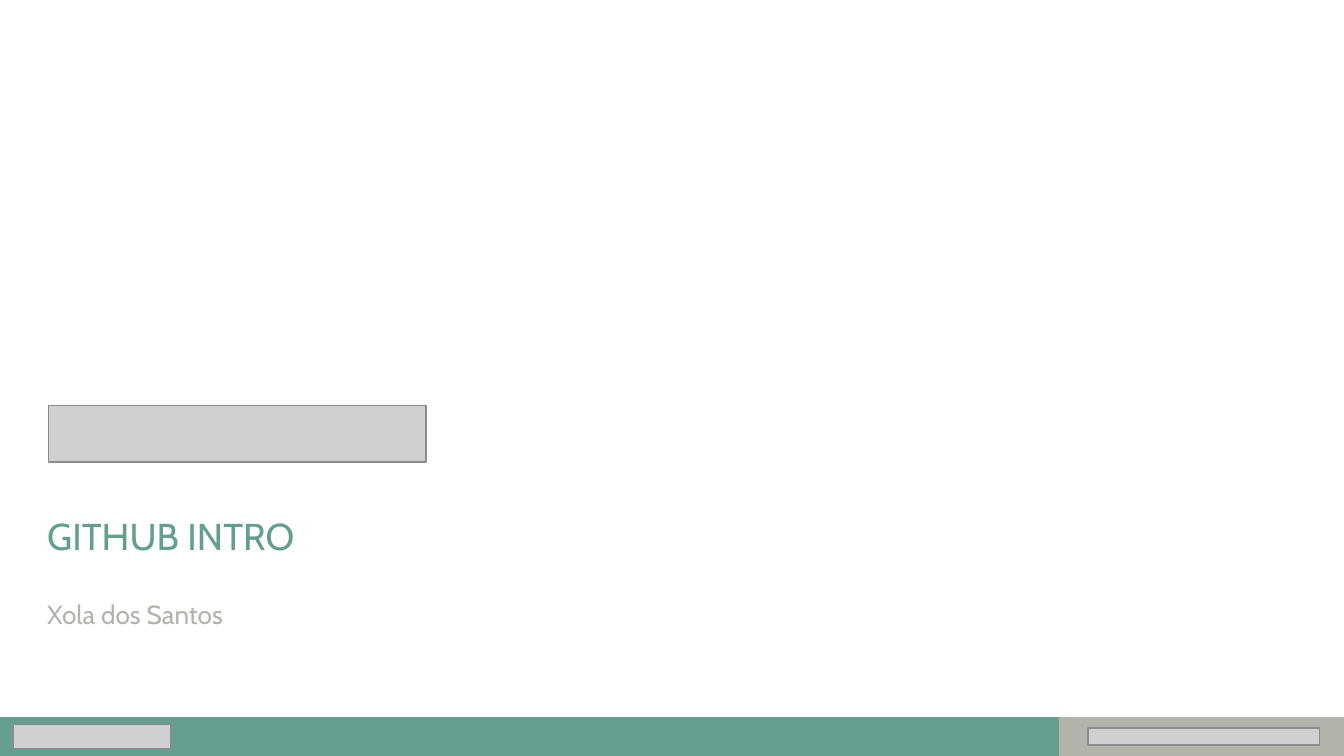
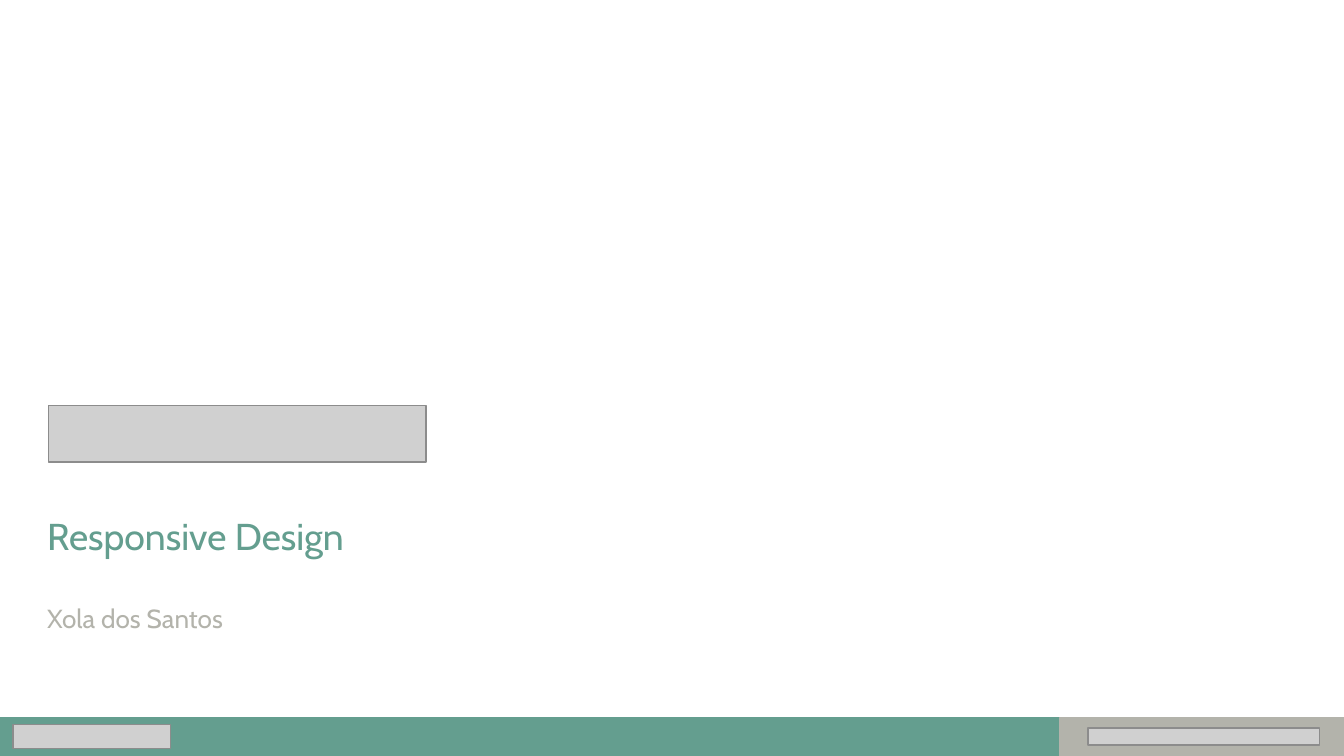
Before and after one commit to xolaCS/Web-Design, a slide deck: slide 1 of diagrams/Responsive Design.pptx. Drawn at 1344x756 pixels with LibreOffice and Linux fonts; fonts in the diff are those of the drawing; grey boxes stand for pictures; background and template pictures are left out. Boxes give left, top, right and bottom in pixels: in the first picture for what was removed or moved away, otherwise in the second. Text is boxed around its words. In the diff, an @@ line names an element or a change of style, - is before the commit and + after.

```diff
--- a/diagrams/Responsive Design.pptx
+++ b/diagrams/Responsive Design.pptx
@@ text at box(47, 524, 344, 628): text changed; size 14 to 20 pt; text colour #B3B3AB to #649E8F @@
-GITHUB INTRO
-Xola dos Santos
+Responsive Design
+Xola dos Santos
```
Also in this commit, not shown: 1 other slide changed, 1 slide added.
